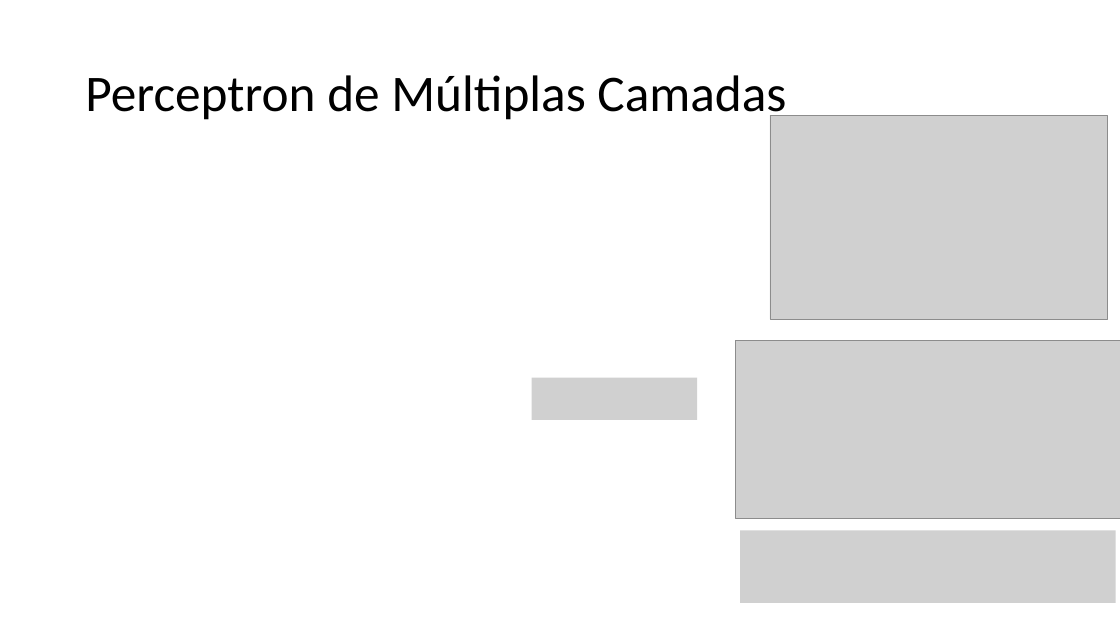
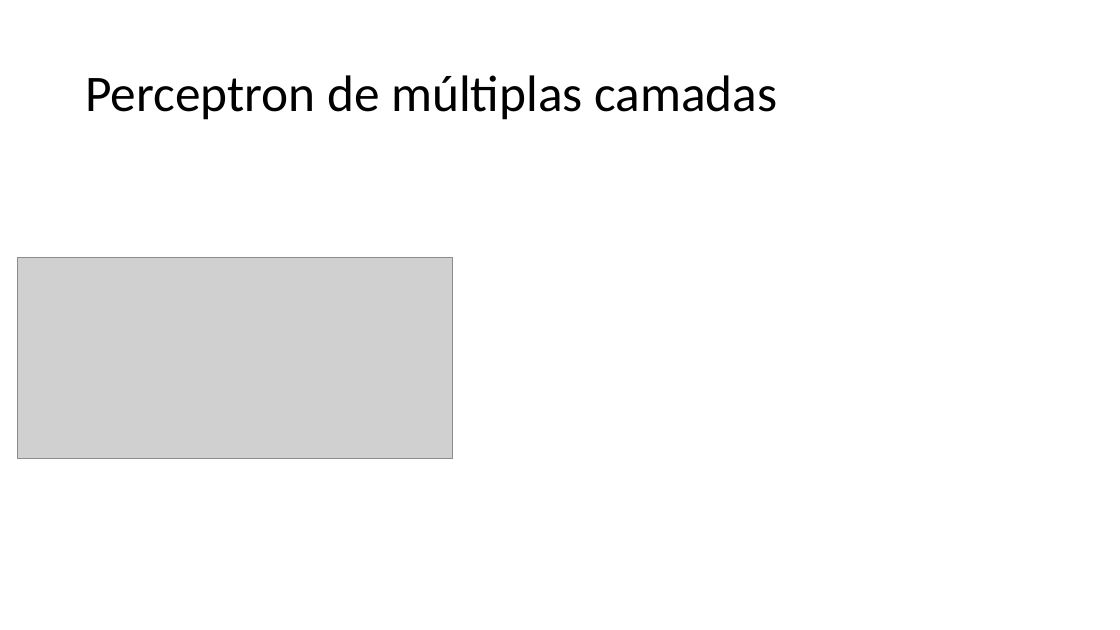
Before and after one commit to zz4fap/t320_aprendizado_de_maquina, a slide deck: slide 9 of slides/T320_Redes_Neurais_Artificiais (Parte II).pptx (slide 12 before the commit). Drawn at 1120x630 pixels with LibreOffice and Linux fonts; fonts in the diff are those of the drawing; grey boxes stand for pictures. Boxes give left, top, right and bottom in pixels: in the first picture for what was removed or moved away, otherwise in the second. Text is boxed around its words. In the diff, an @@ line names an element or a change of style, - is before the commit and + after.

```diff
--- a/slides/T320_Redes_Neurais_Artificiais (Parte II).pptx
+++ b/slides/T320_Redes_Neurais_Artificiais (Parte II).pptx
@@ title at (x1=85, y1=75, x2=778, y2=120): text changed @@
-Perceptron de Múltiplas Camadas
+Perceptron de múltiplas camadas
@@ picture removed at (x1=770, y1=115, x2=1108, y2=319) @@
@@ picture resized from (x1=736, y1=340, x2=1120, y2=518) to (x1=18, y1=257, x2=453, y2=459) @@
@@ picture removed at (x1=532, y1=378, x2=697, y2=420) @@
@@ picture removed at (x1=740, y1=530, x2=1116, y2=602) @@
```
Also in this commit, not shown: 1 other slide changed, 6 slides added, 4 slides removed.
